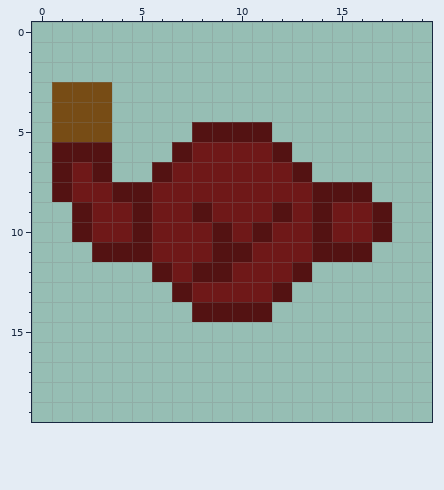
Two versions of one pixel-art sprite, res/dark-wizard.png. Above: the version before the commit.
The file is 20x20 pixels.
Once edited:
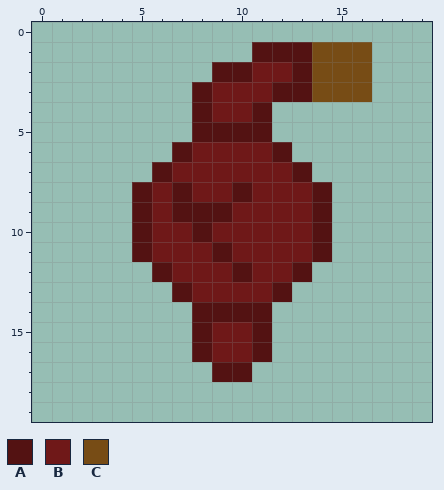
Palette (. is transparent): A #531212  B #6f1818  C #774c15
The edit:
Changed rows in their new state; - is an unchanged pixel.
first column x 1:
 1 ----------AAACCC-
 2 --------AABBACCC-
 3 ...----ABBBAACCC-
 4 ...----ABBA------
 5 ...--------------
 6 ...--------------
 7 ...--------------
 8 ....--A--A----..-
 9 -...--A-A--B--...
10 -...---AB-B---...
11 --..-----B----..-
12 -------BBA-------
15 -------ABBA------
16 -------ABBA------
17 --------AA-------
Pixel boxes of the changes (left, top, right, bottom) in both pictures:
changed: (52, 42, 392, 382)
